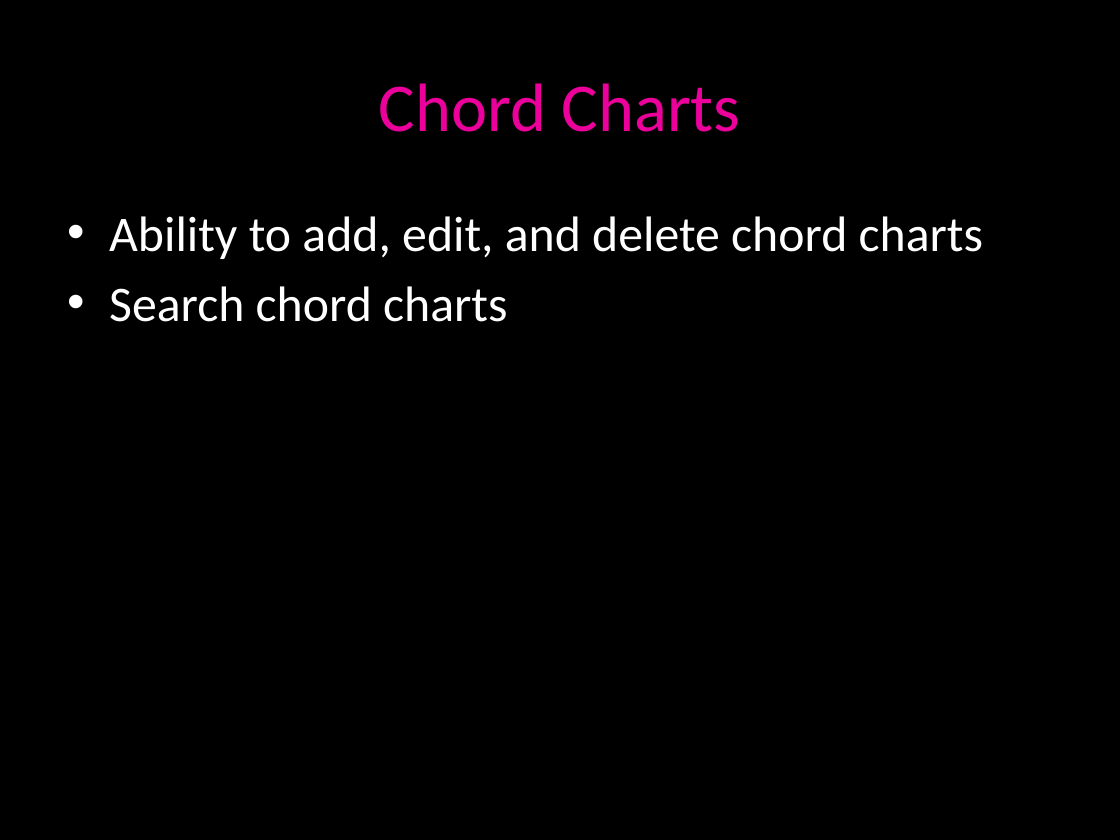
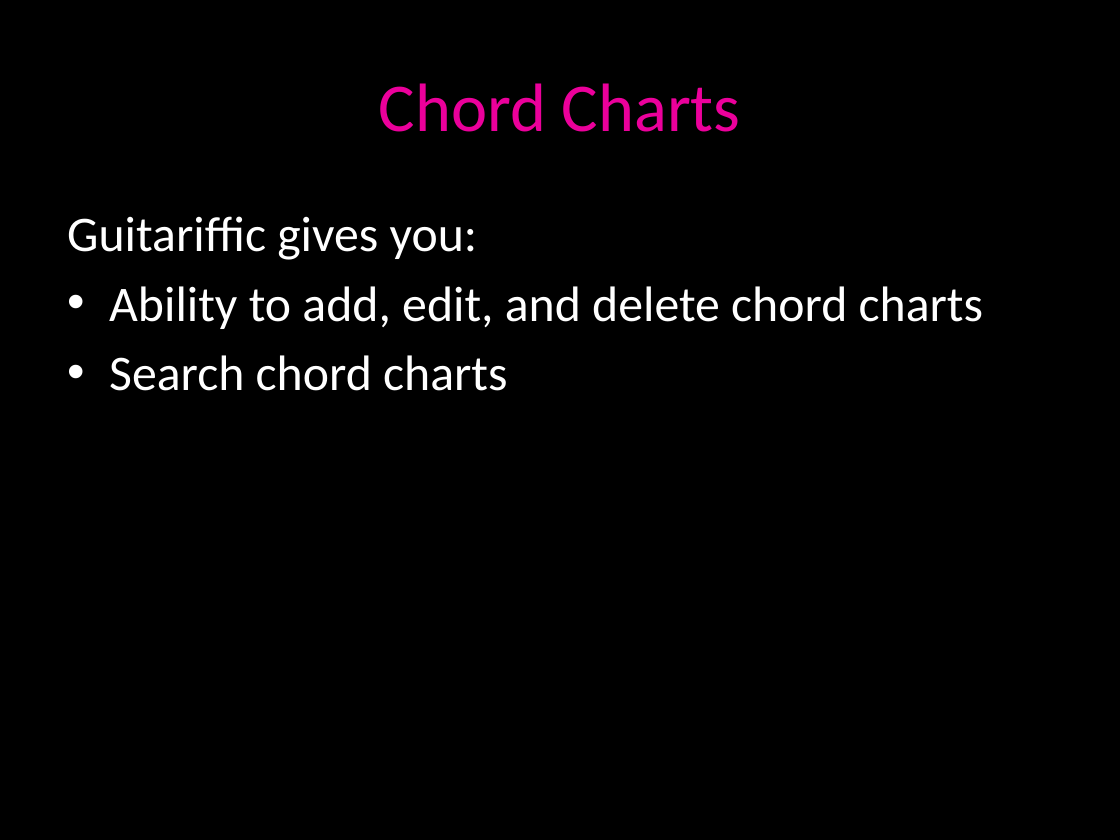
Before and after one commit to rkilarski/ryski-coding, a slide deck: slide 3 of cs701homework/WebContent/guitarifficweb/doc/guitariffic.pptx. Drawn at 1120x840 pixels with LibreOffice and Linux fonts; fonts in the diff are those of the drawing. Boxes give left, top, right and bottom in pixels: in the first picture for what was removed or moved away, otherwise in the second. Text is boxed around its words. In the diff, an @@ line names an element or a change of style, - is before the commit and + after.

```diff
--- a/cs701homework/WebContent/guitarifficweb/doc/guitariffic.pptx
+++ b/cs701homework/WebContent/guitarifficweb/doc/guitariffic.pptx
@@ text at <box>67,216,478,260</box>: paragraph added @@
+Guitariffic gives you:
```
Also in this commit, not shown: 4 other slides changed, 1 other file.
